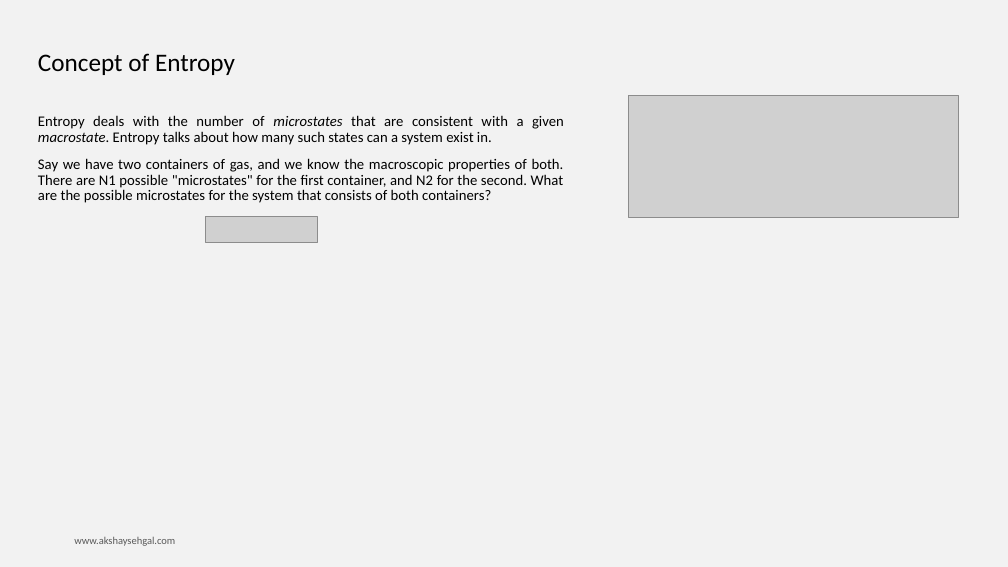
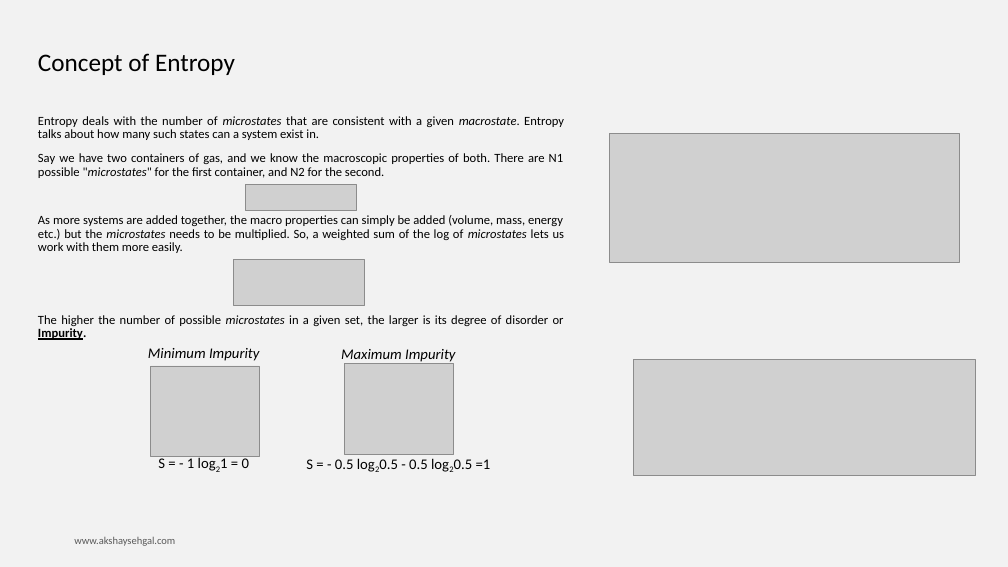
Before and after one commit to RushikeshGholap/Projects, a slide deck: slide 5 of Goal Sheet/ML Book WIP/Tree based methods.pptx (slide 2 before the commit). Drawn at 1008x567 pixels with LibreOffice and Linux fonts; fonts in the diff are those of the drawing; grey boxes stand for pictures; background and template pictures are left out. Boxes give left, top, right and bottom in pixels: in the first picture for what was removed or moved away, otherwise in the second. Text is boxed around its words. In the diff, an @@ line names an element or a change of style, - is before the commit and + after.

```diff
--- a/Goal Sheet/ML Book WIP/Tree based methods.pptx
+++ b/Goal Sheet/ML Book WIP/Tree based methods.pptx
@@ text at (x1=38, y1=116, x2=564, y2=140): size 14 to 12 pt in "Entropy deals with the number of microstates ..." @@
@@ picture resized from (x1=628, y1=95, x2=959, y2=217) to (x1=609, y1=134, x2=960, y2=262) @@
@@ text at (x1=38, y1=153, x2=565, y2=340): text changed; size 14 to 12 pt @@
-Say we have two containers of gas, and we know the macroscopic properties of both. There are N1 possible "microstates" for the first container, and N2 for the second. What are the possible microstates for the system that consists of both containers?
+Say we have two containers of gas, and we know the macroscopic properties of both. There are N1 possible "microstates" for the first container, and N2 for the second.
+As more systems are added together, the macro properties can simply be added (volume, mass, energy etc.) but the microstates needs to be multiplied. So, a weighted sum of the log of microstates lets us work with them more easily.
+The higher the number of possible microstates in a given set, the larger is its degree of disorder or Impurity.
@@ picture moved from (x1=206, y1=216, x2=317, y2=242) to (x1=246, y1=185, x2=357, y2=210) @@
@@ picture added at (x1=234, y1=259, x2=365, y2=306) @@
@@ text added at (x1=148, y1=348, x2=259, y2=361), 14 pt, text #000000, italic @@
+Minimum Impurity
@@ text added at (x1=341, y1=349, x2=455, y2=362), 14 pt, text #000000, italic @@
+Maximum Impurity
@@ picture added at (x1=634, y1=359, x2=975, y2=476) @@
@@ picture added at (x1=151, y1=366, x2=260, y2=457) @@
@@ picture added at (x1=344, y1=364, x2=453, y2=454) @@
@@ text added at (x1=158, y1=456, x2=249, y2=468), 14 pt, text #000000 @@
+S = - 1 log21 = 0
@@ text added at (x1=306, y1=459, x2=491, y2=469), 14 pt, text #000000 @@
+S = - 0.5 log20.5 - 0.5 log20.5 =1
```
Also in this commit, not shown: 11 slides added, 1 slide removed, 2 other files.
